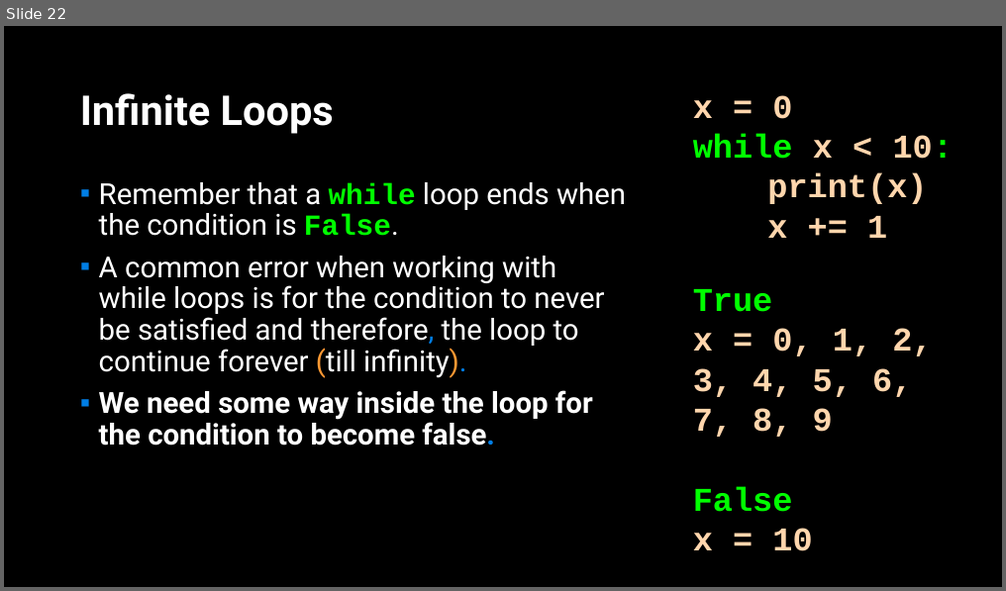
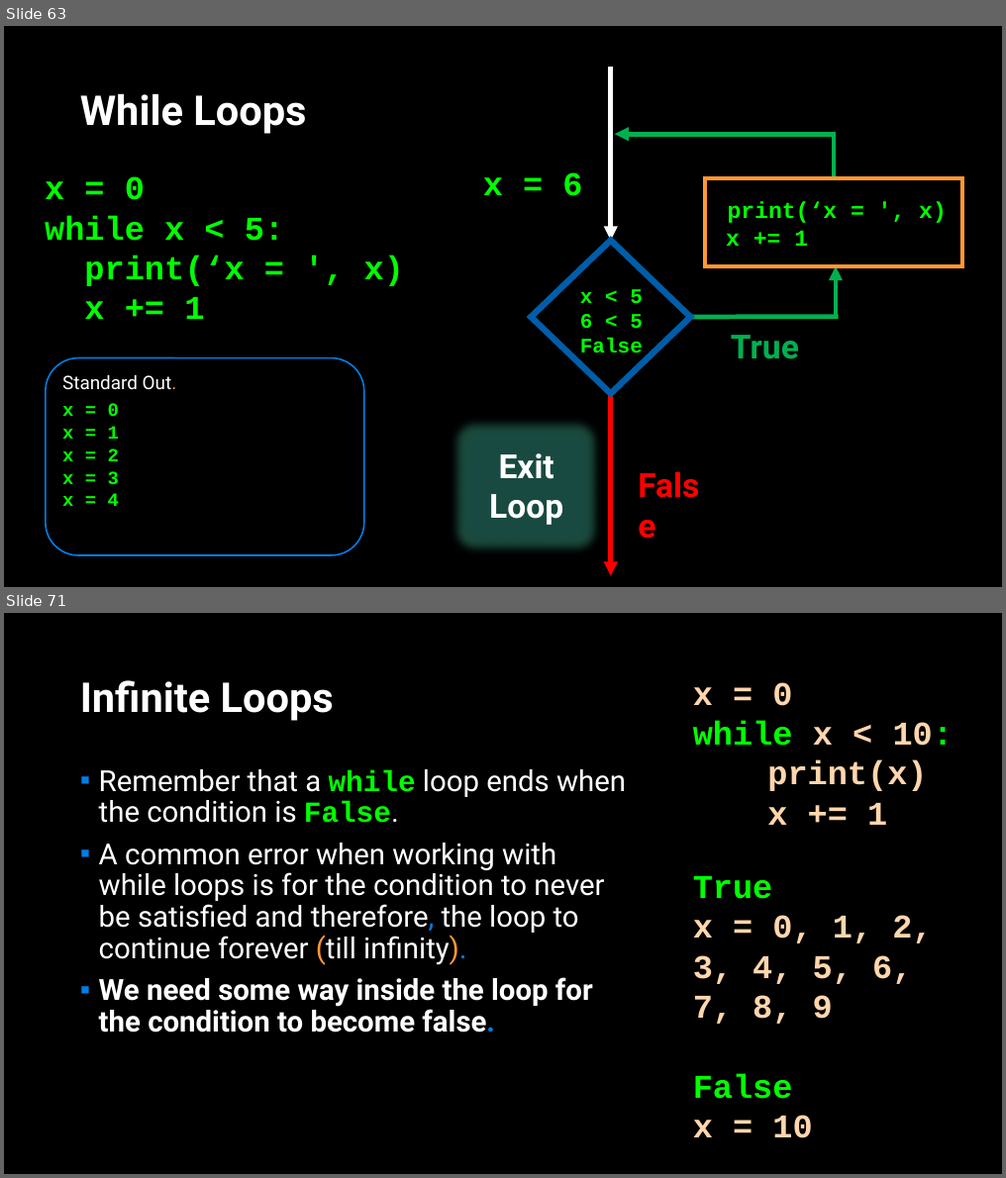
Before and after one commit to APS106/APS106-winter-2023-kinsella-goodfellow, a slide deck: lectures/week4/lecture1/slides/week4_lecture1.pptx. Shown one above the other, each under a label of ours: slide 22 before the commit, slides 63 and 71 after it; the slides between them are not shown. The pictures are 1006x591 and 1006x1178 pixels, drawn with LibreOffice and Linux fonts; fonts in the diff are those of the drawing; background and template pictures are left out. Boxes give left, top, right and bottom in pixels: in the first picture for what was removed or moved away, otherwise in the second. Text is boxed around its words. In the diff, an @@ line names an element or a change of style, - is before the commit and + after.

```diff
--- a/lectures/week4/lecture1/slides/week4_lecture1.pptx
+++ b/lectures/week4/lecture1/slides/week4_lecture1.pptx
@@ slide 63 added at [4, 26, 1002, 587], background picture (left out) @@
@@ arrow added from (611, 68) to (611, 240), #FFFFFF 4.5 pt @@
@@ title added at [80, 93, 306, 134], 39.6 pt, text #FFFFFF, bold @@
+While Loops
@@ arrow added from (834, 134) to (615, 134), #00B050 4.5 pt @@
@@ line added from (834, 132) to (834, 178), #00B050 4.5 pt @@
@@ text added at [483, 173, 582, 196], 32 pt, text #00FF00, bold @@
+x = 6
@@ text added at [45, 176, 404, 319], 32 pt, text #00FF00, bold @@
+x = 0
+while x < 5:
+print(‘x = ', x)
+x += 1
@@ rectangle added at [706, 178, 963, 267], outline #FF9933 4.5 pt, 22 pt, text #00FF00, bold @@
+print(‘x = ', x)
+x += 1
@@ diamond added at [531, 240, 690, 393], outline #015DA9 6 pt @@
@@ text added at [580, 289, 643, 329], 20 pt, text #00FF00, bold @@
+x < 5
+6 < 5
+False
@@ arrow added from (836, 317) to (836, 267), #00B050 4.5 pt @@
@@ line added from (839, 316) to (690, 317), #00B050 4.5 pt @@
@@ text added at [580, 338, 643, 360], 32 pt, text #FF0000, bold @@
+False
@@ text added at [731, 335, 799, 360], 32 pt, text #00B050, bold @@
+True
@@ rounded rectangle added at [46, 359, 364, 556], outline #017EE5 1.5 pt @@
@@ text added at [62, 374, 177, 389], 18 pt, text #FFFFFF @@
+Standard Out.
@@ text added at [62, 403, 119, 506], 18 pt, text #00FF00, bold @@
+x = 0
+x = 1
+x = 2
+x = 3
+x = 4
@@ arrow added from (611, 393) to (611, 576), #FF0000 4.5 pt @@
@@ rounded rectangle added at [466, 435, 584, 538], fill #017EE5 at 3% opacity @@
@@ text added at [489, 454, 563, 525], 32 pt, text #FFFFFF, bold @@
+Exit
+Loop
@@ what was slide 22 is now slide 71 @@
```
Also in this commit, not shown: 18 slides changed, 47 other slides added, 7 slides removed, 11 other files.
